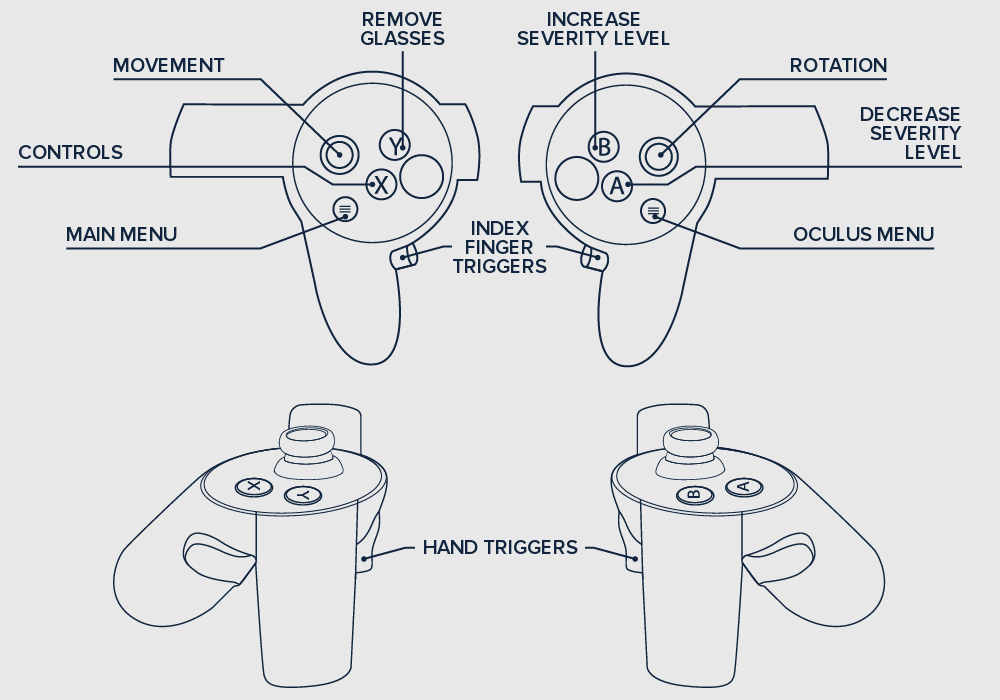
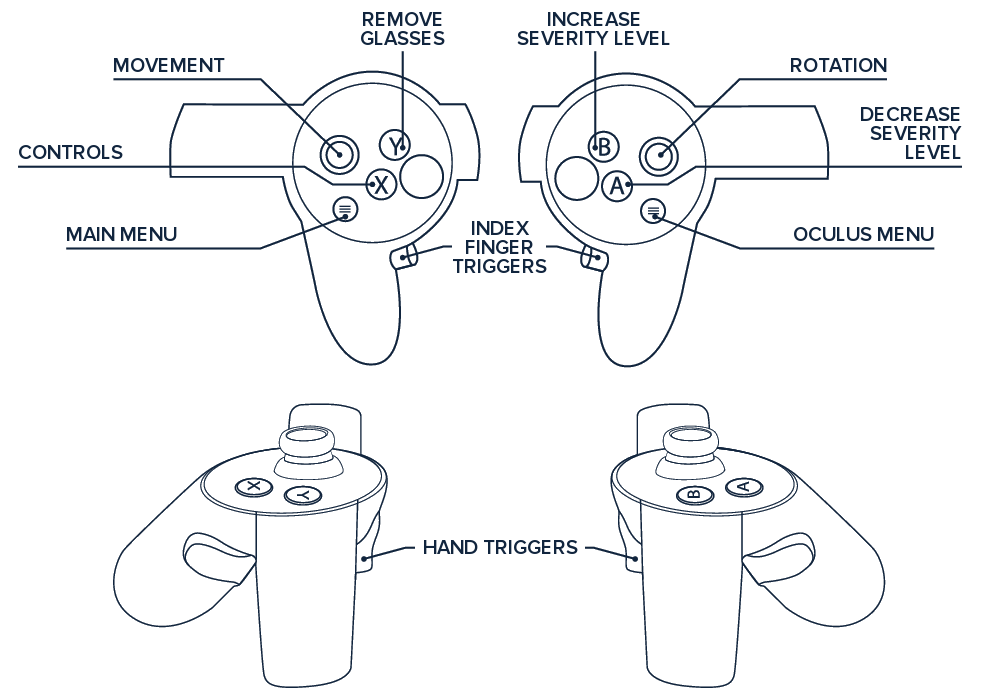
Comparing the layer stacks of the two (1000, 700) images. Changes:
removed layer "Layer #3" over box(415, 535, 585, 559)
painted on "Layer" over box(0, 0, 1000, 700)
